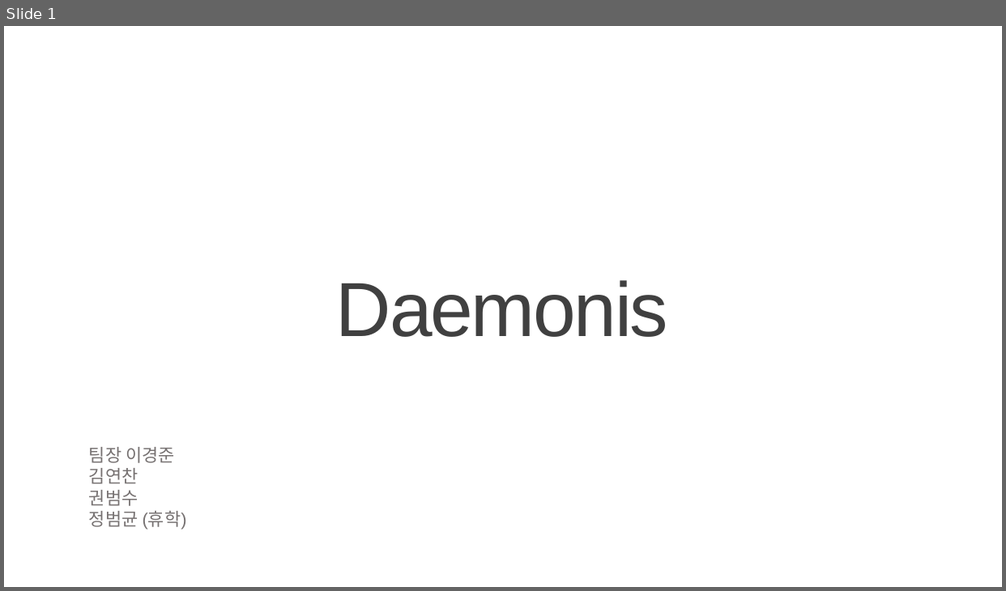
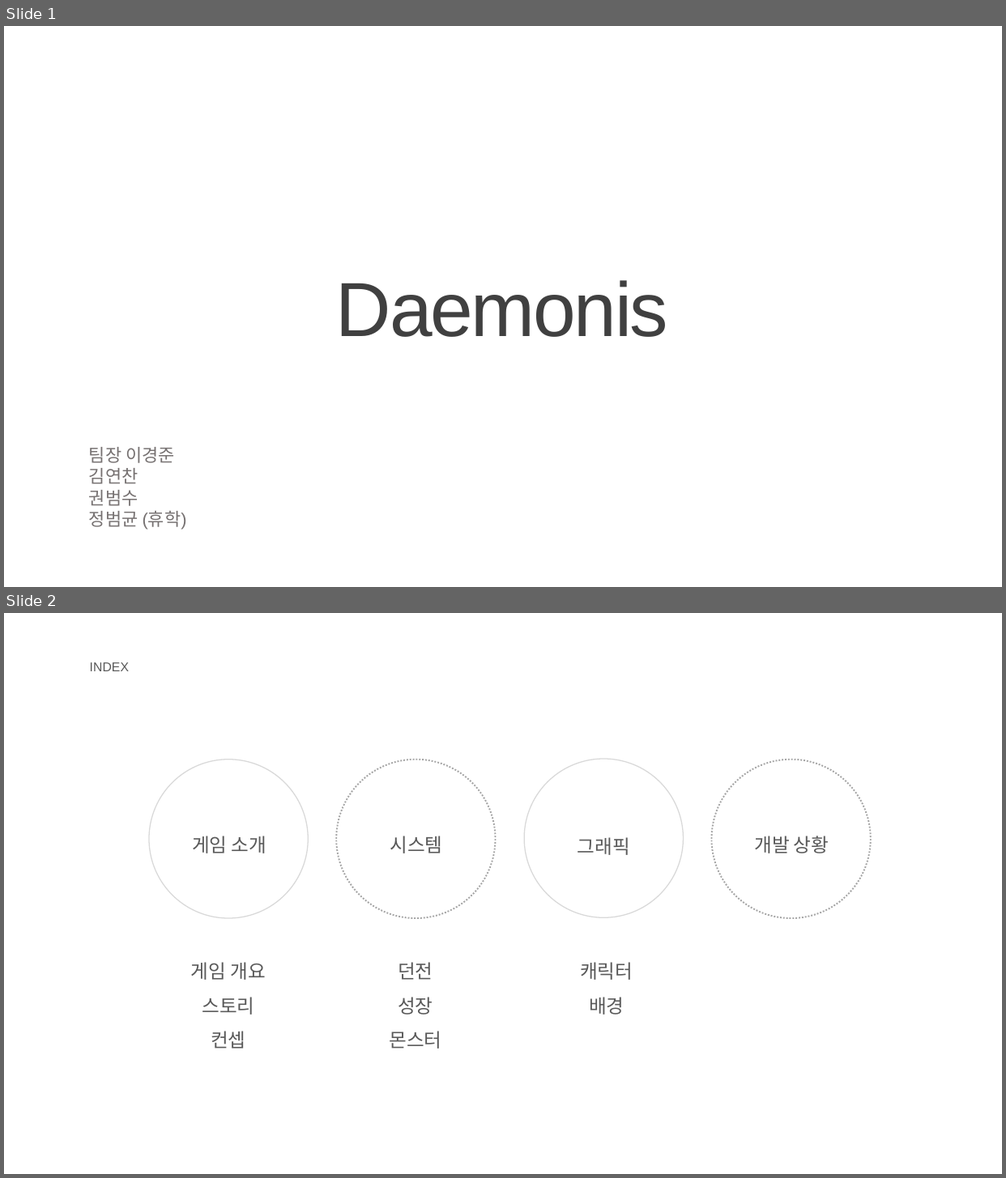
Before and after one commit to KJGoody/Daemonis, a slide deck: Deamonis(데모니스) 기획서/Daemonis PPT.pptx. Shown one above the other, each under a label of ours: slide 1 before the commit, slides 1 and 2 after it. The pictures are 1006x591 and 1006x1178 pixels, drawn with LibreOffice and Linux fonts; fonts in the diff are those of the drawing; background and template pictures are left out. Boxes give left, top, right and bottom in pixels: in the first picture for what was removed or moved away, otherwise in the second. Text is boxed around its words. In the diff, an @@ line names an element or a change of style, - is before the commit and + after.

```diff
--- a/Deamonis(데모니스) 기획서/Daemonis PPT.pptx
+++ b/Deamonis(데모니스) 기획서/Daemonis PPT.pptx
@@ slide 2 added at (4,613,1002,1174), background picture (left out) @@
@@ text added at (90,662,129,671), 12.3 pt, text #595959 @@
+INDEX
@@ group added at (149,759,870,918): 4 texts, 4 ellipses @@
+게임 소개
+시스템
+그래픽
+개발 상황
@@ text added at (191,962,265,1049), 18.4 pt, text #595959 @@
+게임 개요
+스토리
+컨셉
@@ text added at (389,962,441,1049), 18.4 pt, text #595959 @@
+던전
+성장
+몬스터
@@ text added at (580,962,633,1015), 18.4 pt, text #595959 @@
+캐릭터
+배경
```
Also in this commit, not shown: 2 slides changed, 12 other slides added, 11 slides removed, 1 other file.
